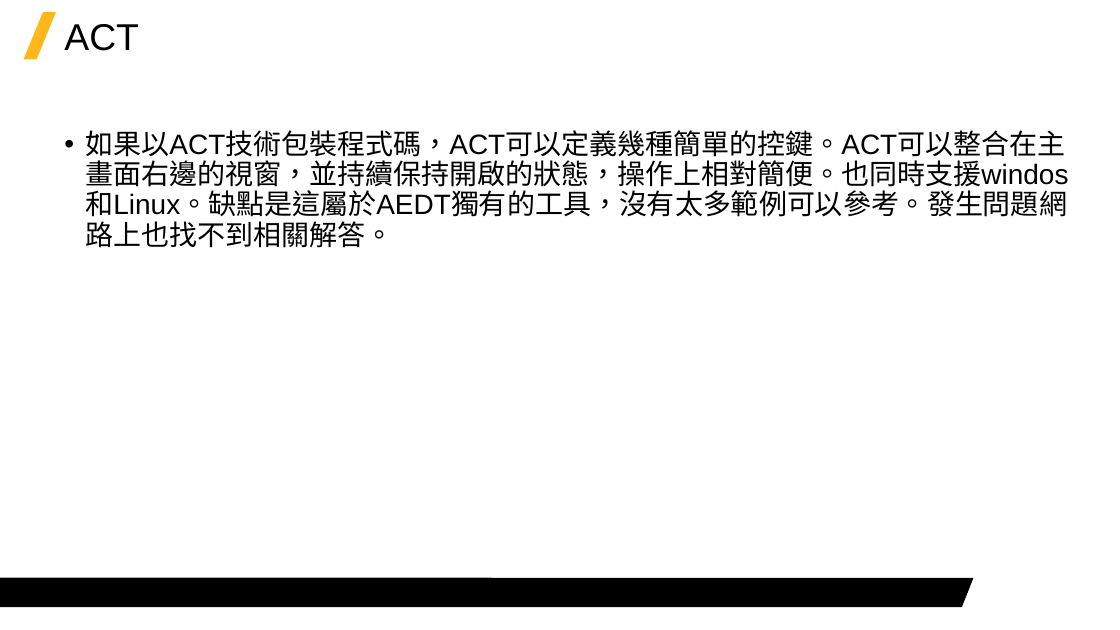
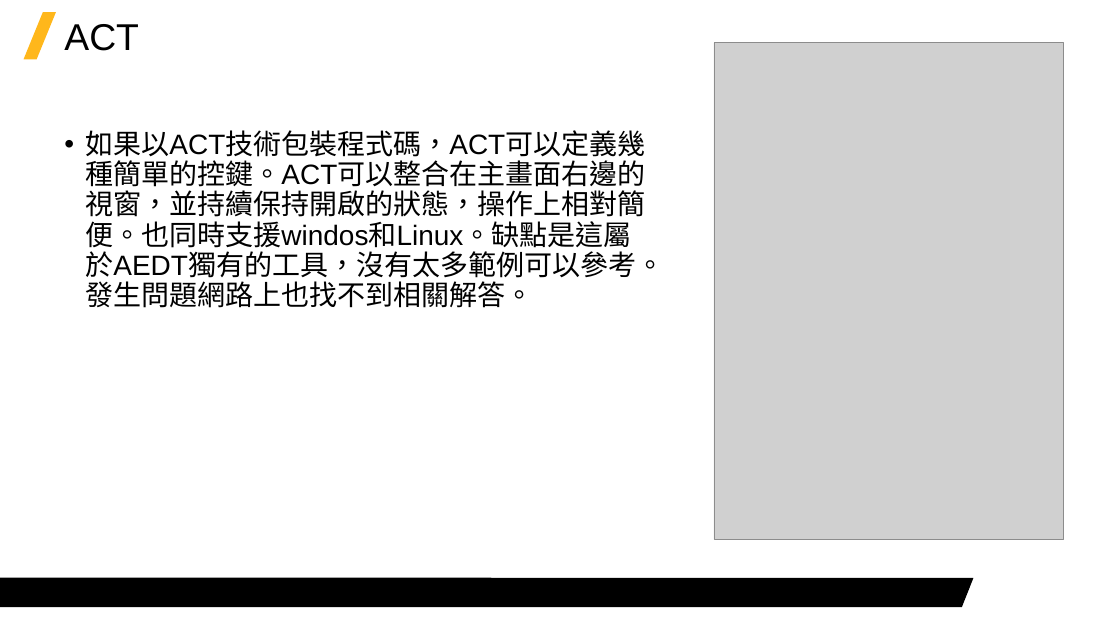
Before and after one commit to Jerrick-cheng/AEDT-Automation-Camp, a slide deck: slide 9 of 上課教材/Week5.pptx (slide 10 before the commit). Drawn at 1120x630 pixels with LibreOffice and Linux fonts; fonts in the diff are those of the drawing; grey boxes stand for pictures; background and template pictures are left out. Boxes give left, top, right and bottom in pixels: in the first picture for what was removed or moved away, otherwise in the second. Text is boxed around its words. In the diff, an @@ line names an element or a change of style, - is before the commit and + after.

```diff
--- a/上課教材/Week5.pptx
+++ b/上課教材/Week5.pptx
@@ picture added at [714, 43, 1065, 539] @@
@@ text "如果以ACT技術包裝程式碼，ACT可以定義幾種簡單的控鍵。ACT可以整合在主畫面右邊的視窗，並持續保持開啟的狀態，操作上 ..." rewrapped from [85, 130, 1068, 248] to [85, 130, 664, 308] @@
```
Also in this commit, not shown: 6 other slides changed, 2 slides added, 1 slide removed, 1 other file.
